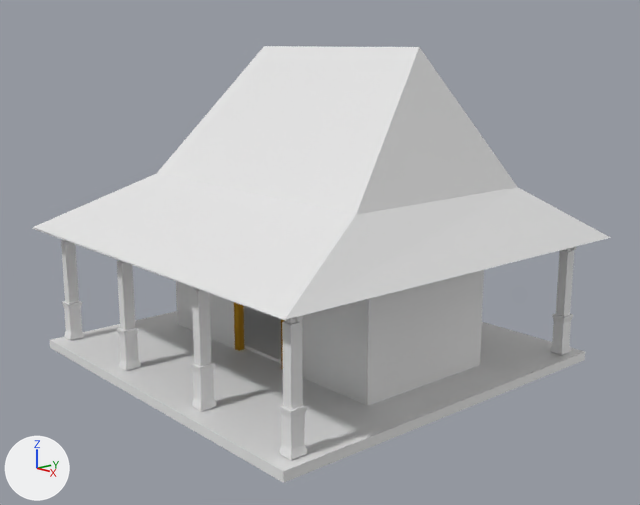
A saved change to the Blender file Rumah-Adat-Joglo.blend.
Before and after are seen from a 50 mm lens placed at (10.93, -9.51, 5.02), pointed at (0.18, -0.12, 1.65). The lights are fixed; the arrows at lower left show +X, +Y and +Z.

Names of what the first picture shows: 'Atap', 'Bangunan', 'Pintu', 'Plane', 'Tatakan', 'Tiang1', 'Tiang2', 'Tiang3', 'Tiang4', 'Tiang5'.
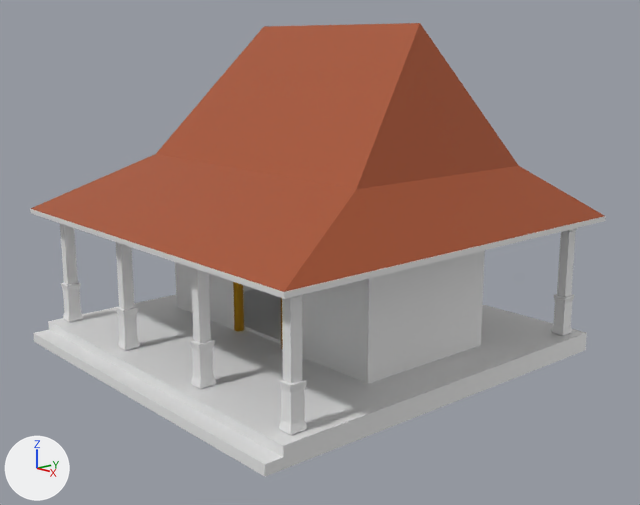
Commit message: Modeling Rumah Adat Joglo Done

Location of each change, [x1, y1, x2, y2] in pixels of the pictures (640 x 505 px):
'Atap', reshaped, moved: before [33, 46, 611, 320]; after [31, 23, 605, 292]
'Plane', reshaped, moved (6% taller): before [50, 311, 585, 483]; after [33, 294, 587, 477]
'Bangunan', moved: before [176, 270, 484, 406]; after [175, 251, 485, 384]
'Tatakan', reshaped, moved: before [33, 228, 338, 320]; after [30, 209, 606, 299]
'Tiang4', moved: before [279, 316, 307, 460]; after [279, 295, 307, 435]
'Tiang3', moved: before [191, 288, 216, 411]; after [190, 268, 216, 389]
'Tiang2', moved: before [117, 260, 141, 371]; after [116, 242, 140, 351]
'Tiang5', moved: before [550, 246, 577, 355]; after [551, 228, 578, 336]
'Tiang1', moved: before [61, 240, 84, 341]; after [60, 223, 83, 322]
'Pintu', moved: before [234, 302, 285, 370]; after [233, 282, 283, 350]
part 2 of me_plane, cut back: before [33, 173, 611, 320]; after [31, 154, 605, 292]
part 3 of me_plane, recoloured: before [157, 46, 517, 215]; after [156, 23, 519, 189]
part 4 of me_plane_002, built on: after [33, 330, 586, 477]

What the commit changed:
Material 'Material.001' (mat_material_001) is new.
Its base color is (0.393, 0.0856, 0.0268) (brown #a8532e).
me_plane is used by ob_atap; location (0.13, 0.21, 2.15); scale (1.14, 1.71, 1.14).
Verts and faces of me_plane; kept vertices keep their numbers, new ones are numbered from 14.
Before the commit, vertices of me_plane: 0 (-3.13, -2.13, -0.16) at pixel (32, 227), 2 (-3.14, 1.68, -0.14), 3 (2.99, 1.69, -0.14) at pixel (610, 237), 12 (-3.13, -2.13, -0.16) at pixel (32, 227), 13 (-3.14, 1.68, -0.14).
me_plane had 14 vertices, 9 faces, 1 loose edge and spanned x -3.14..2.99, y -2.16..1.69, z -0.16..2.46.
me_plane now has 13 vertices, 9 faces and spans x -3.66..2.89, y -2.16..1.7, z -0.17..2.46.
Part 2, on me_plane:
Vertices deleted: 12, 13 (with the faces that use them).
Vertex 0 moves to (-3.13, -2.14, -0.17), pixel (30, 208).
Vertex 2 moves to (-3.14, 1.67, -0.14).
Vertex 3 moves to (2.88, 1.7, -0.14), pixel (605, 216).
me_plane part 3: 9 faces spanning x -3.14..2.89, y -2.16..1.7, z -0.17..2.46 switch from no material to mat_material_001 (brown #a8532e).
me_plane_001 is used by ob_tatakan; parent ob_atap; location (0.0, 0.0, 2.011); scale (2.76, 2.76, 2.76).
me_plane_001 had 4 vertices, 1 face and spanned x -1.09..1.09, y -1.1..1.0, z -0.01..0.0.
me_plane_001 now has 12 vertices, 10 faces and spans x -1.09..1.1, y -1.1..1.0, z -0.04..0.0.
Part 1, on me_plane_001:
1 face is deleted.
8 vertices are added at x -1.09..1.1, y -1.1..1.0, z -0.04..0.0.
10 new faces join them.
me_plane_002 is used by ob_plane; location (0.02, -0.16, 0.0); scale (3.24, 3.24, 2.11).
me_plane_002 had 8 vertices, 6 faces and spanned x -1.0..1.0, y -1.0..1.0, z -0.07..0.0.
me_plane_002 now has 16 vertices, 14 faces and spans x -1.0..1.0, y -1.09..1.0, z -0.15..0.0.
Part 4, on me_plane_002:
1 face is deleted.
8 vertices are added at x -1.0..1.0, y -1.09..1.0, z -0.15..-0.07.
9 new faces join them.
Object 'Atap' (ob_atap) moves from (0.13, 0.21, 2.15) to (0.13, 0.21, 2.48).
Object 'Bangunan' (ob_bangunan) moves from (0.0, 0.0, 1.0) to (0.0, 0.0, 1.33).
Object 'Pintu' (ob_pintu) moves from (-0.02, -1.2, 1.84) to (-0.02, -1.2, 2.18).
Object 'Tiang1' (ob_tiang1) moves from (-3.01, -3.03, 0.35) to (-3.01, -3.03, 0.68).
Object 'Tiang2' (ob_tiang2) moves from (-1.07, -3.03, 0.35) to (-1.07, -3.03, 0.68).
Object 'Tiang3' (ob_tiang3) moves from (1.02, -3.03, 0.35) to (1.02, -3.03, 0.68).
Object 'Tiang4' (ob_tiang4) moves from (3.0, -3.03, 0.35) to (3.0, -3.03, 0.68).
Object 'Tiang5' (ob_tiang5) moves from (3.0, 2.73, 0.35) to (3.0, 2.73, 0.68).
Object 'Plane' (ob_plane) moves from (0.02, -0.16, 0.0) to (0.02, -0.16, 0.33).
